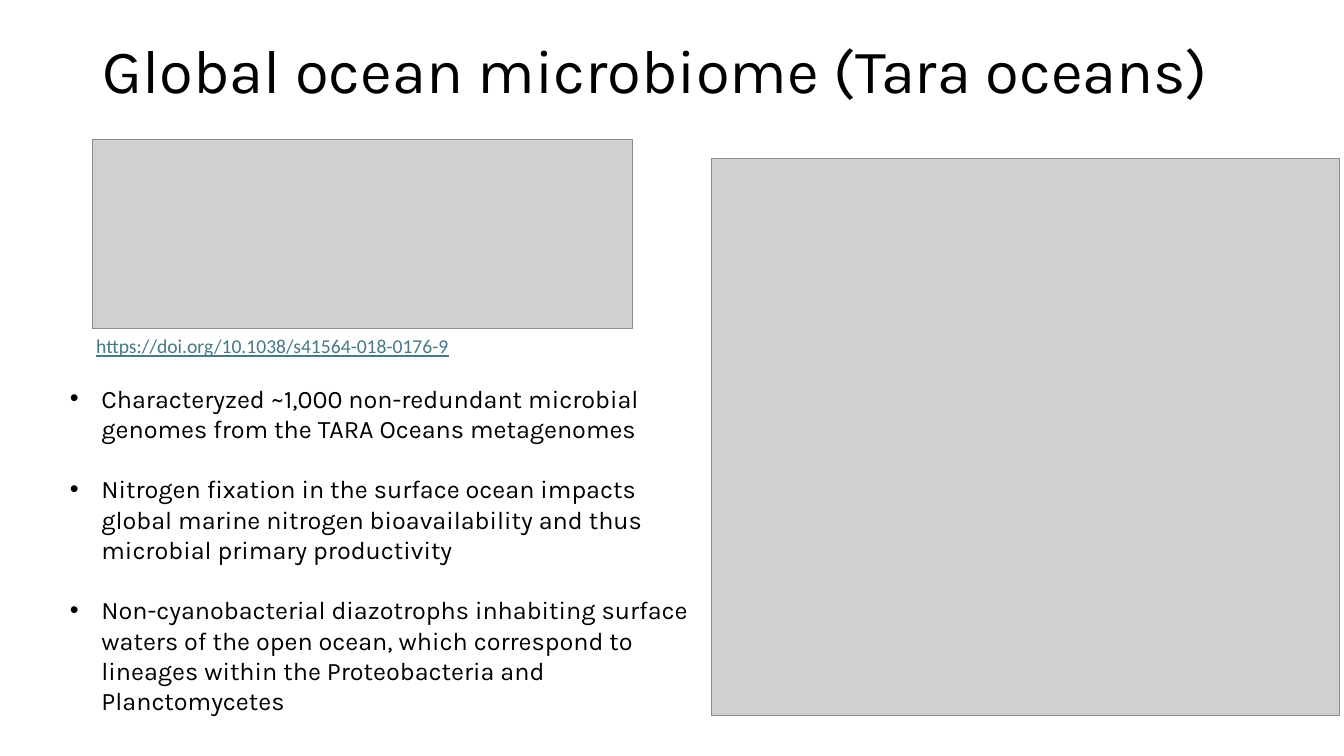
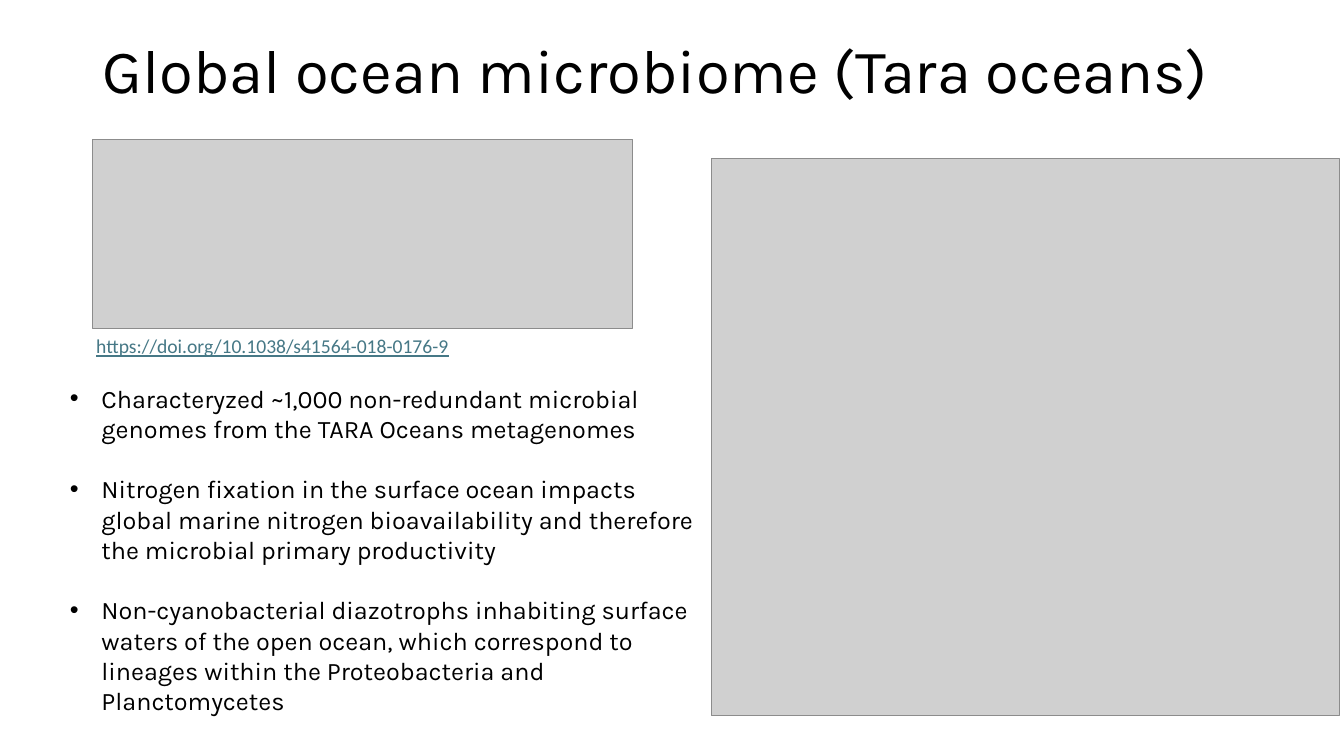
Before and after one commit to biosustain/dsp_metagenomics_training, a slide deck: slide 13 of course_contents/IntroMetagenomics.pptx. Drawn at 1344x756 pixels with LibreOffice and Linux fonts; fonts in the diff are those of the drawing; grey boxes stand for pictures. Boxes give left, top, right and bottom in pixels: in the first picture for what was removed or moved away, otherwise in the second. Text is boxed around its words. In the diff, an @@ line names an element or a change of style, - is before the commit and + after.

```diff
--- a/course_contents/IntroMetagenomics.pptx
+++ b/course_contents/IntroMetagenomics.pptx
@@ text at (101, 480, 693, 565): text changed @@
-• Nitrogen fixation in the surface ocean impacts global marine nitrogen bioavailability and thus microbial primary productivity
+• Nitrogen fixation in the surface ocean impacts global marine nitrogen bioavailability and therefore the microbial primary productivity
```
Also in this commit, not shown: 4 other slides changed, 1 slide removed, 1 other file.
